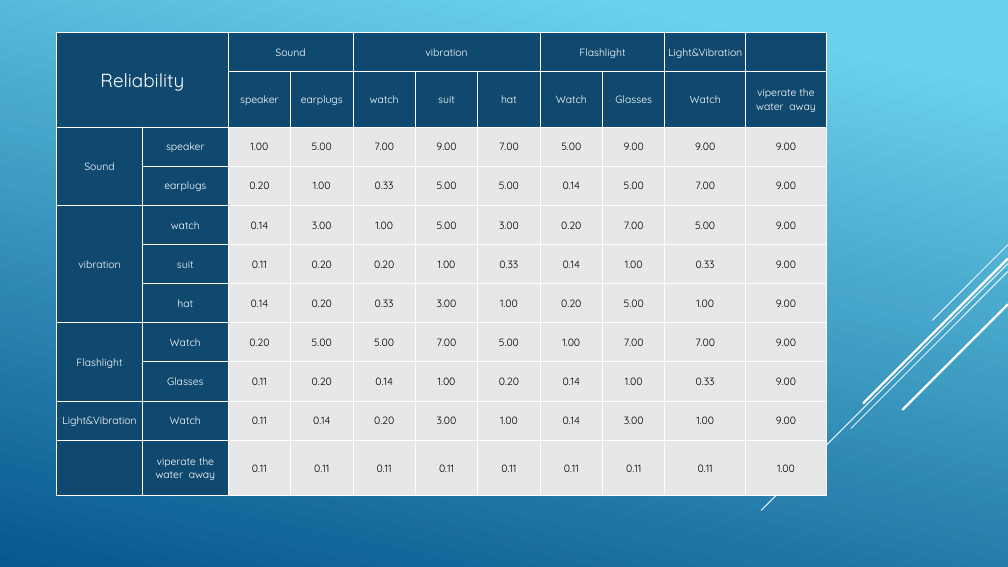
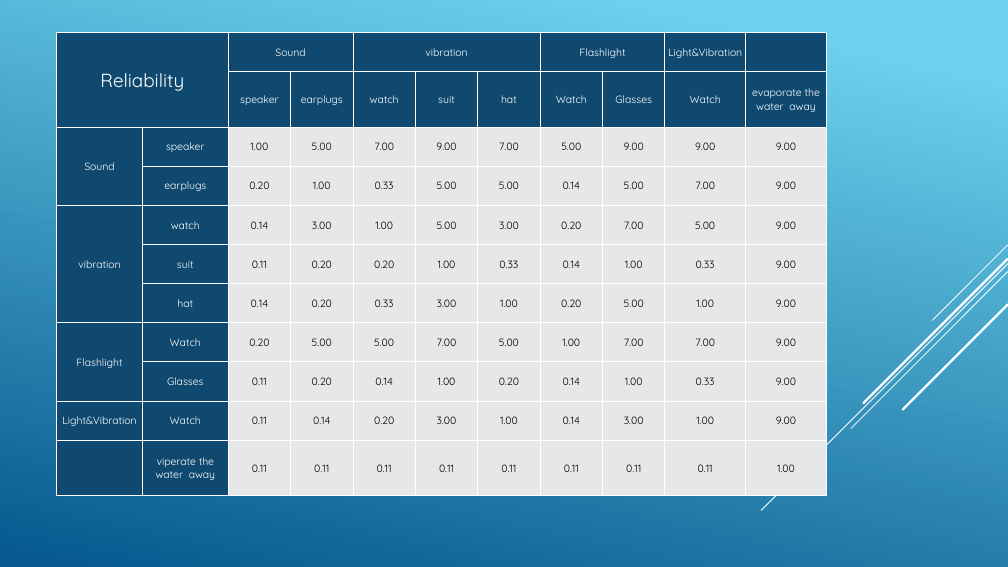
Before and after one commit to USNMasterEmSys2018/System-Engineering, a slide deck: slide 23 of S.A.V.E/Security Application Via Engineering.pptx. Drawn at 1008x567 pixels with LibreOffice and Linux fonts; fonts in the diff are those of the drawing. Boxes give left, top, right and bottom in pixels: in the first picture for what was removed or moved away, otherwise in the second. Text is boxed around its words. In the diff, an @@ line names an element or a change of style, - is before the commit and + after.

```diff
--- a/S.A.V.E/Security Application Via Engineering.pptx
+++ b/S.A.V.E/Security Application Via Engineering.pptx
@@ table at bbox=[57, 33, 830, 496] @@
-row 2, column 11: viperate the water away
+row 2, column 11: evaporate the water away
```
Also in this commit, not shown: 2 other slides changed.
